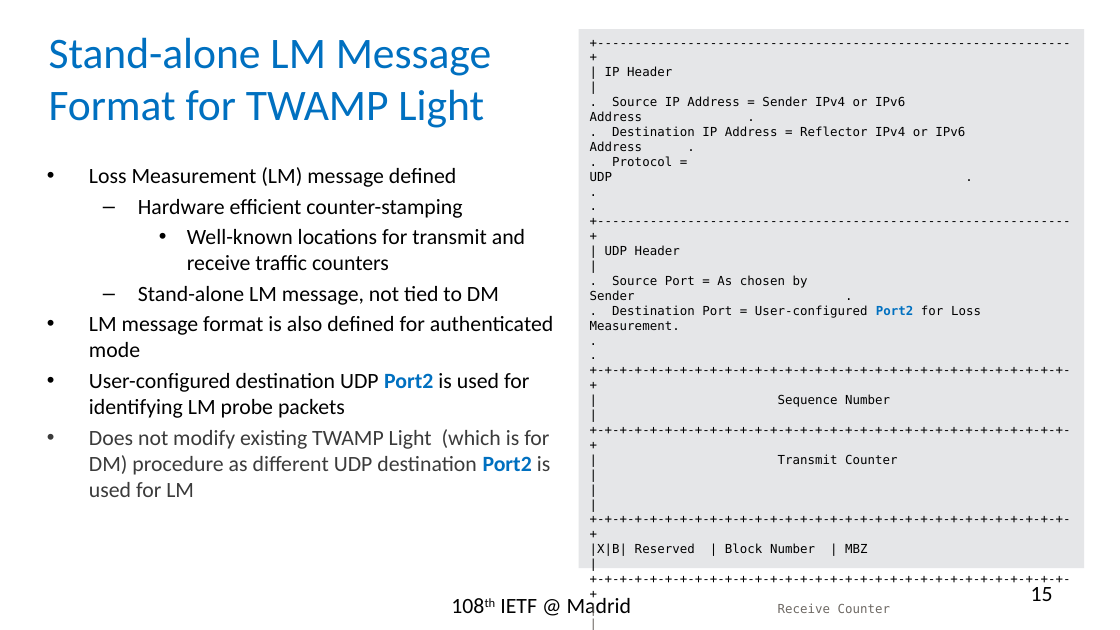
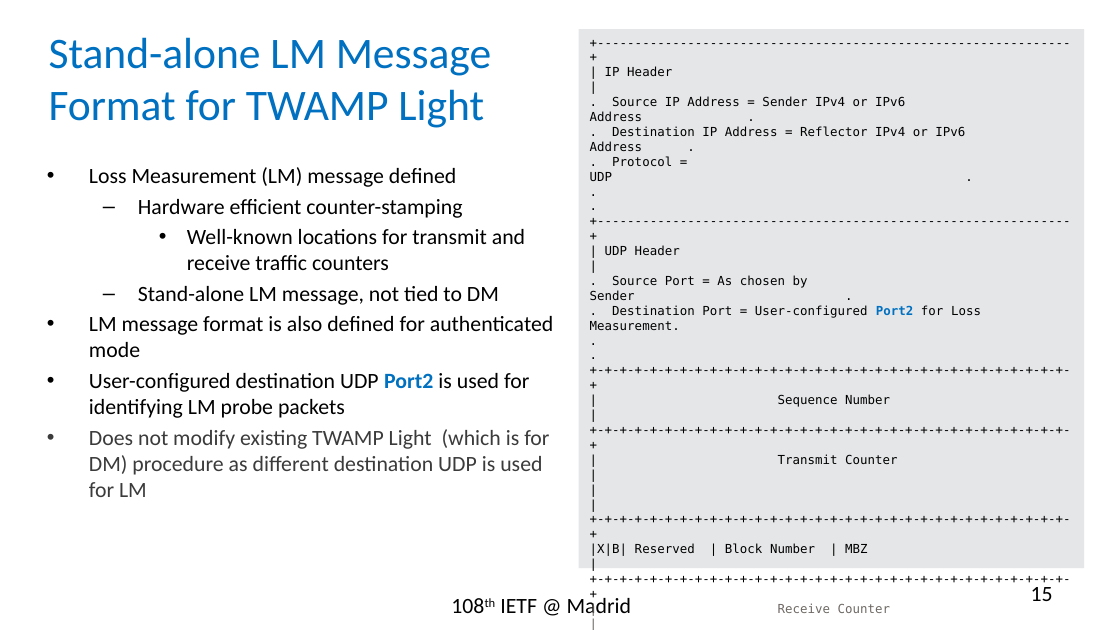
Before and after one commit to rakgandhi/ietf-slides, a slide deck: slide 15 of draft-gandhi-spring-twamp-srpm-09.pptx. Drawn at 1120x630 pixels with LibreOffice and Linux fonts; fonts in the diff are those of the drawing. Boxes give left, top, right and bottom in pixels: in the first picture for what was removed or moved away, otherwise in the second. Text is boxed around its words. In the diff, an @@ line names an element or a change of style, - is before the commit and + after.

```diff
--- a/draft-gandhi-spring-twamp-srpm-09.pptx
+++ b/draft-gandhi-spring-twamp-srpm-09.pptx
@@ text at [89, 429, 549, 497]: text changed @@
-• Does not modify existing TWAMP Light (which is for DM) procedure as different UDP destination Port2 is used for LM
+• Does not modify existing TWAMP Light (which is for DM) procedure as different destination UDP is used for LM
```
Also in this commit, not shown: 3 other files.
